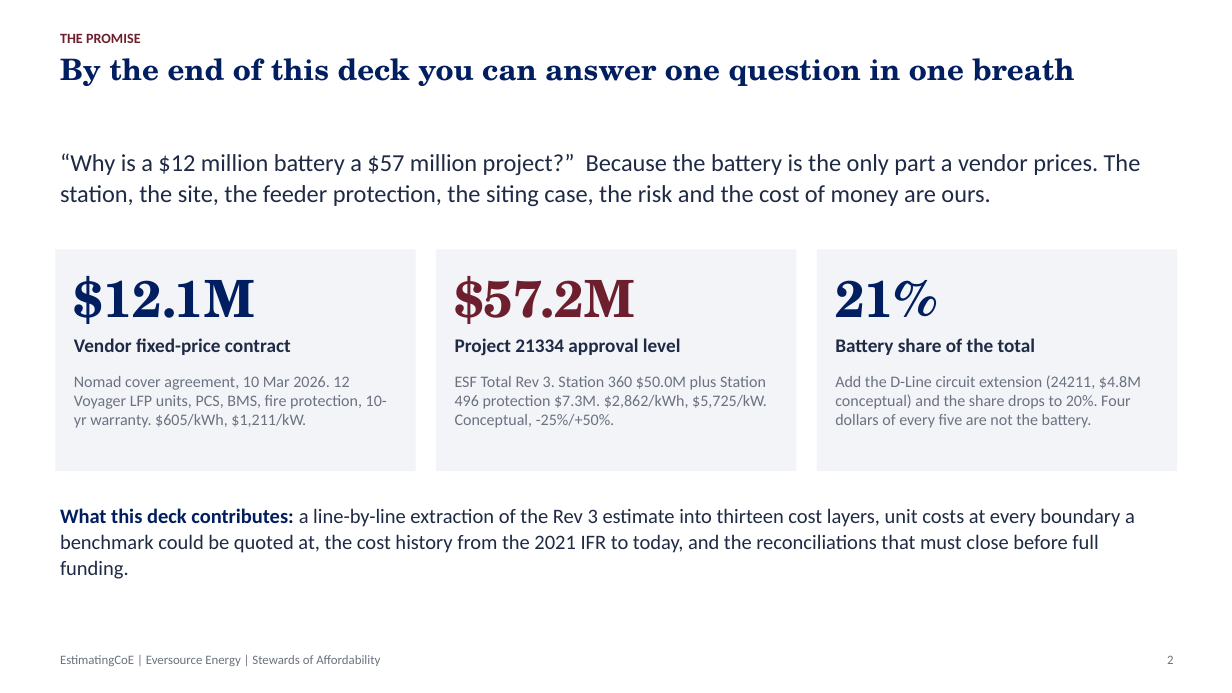
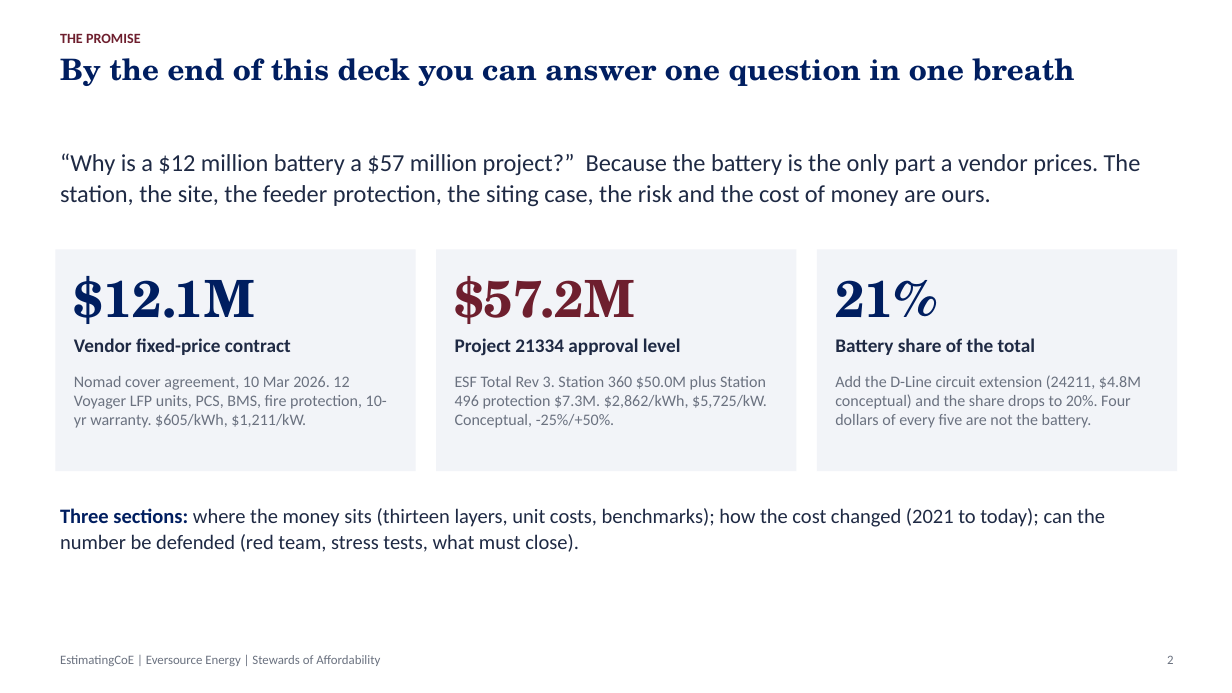
Before and after one commit to gbassaragh/BESS, a slide deck: slide 2 of Hyde Park BESS/6) Cost Analysis Deliverables/Hyde Park BESS - Cost Analysis Deck.pptx. Drawn at 1232x693 pixels with LibreOffice and Linux fonts; fonts in the diff are those of the drawing. Boxes give left, top, right and bottom in pixels: in the first picture for what was removed or moved away, otherwise in the second. Text is boxed around its words. In the diff, an @@ line names an element or a change of style, - is before the commit and + after.

```diff
--- a/Hyde Park BESS/6) Cost Analysis Deliverables/Hyde Park BESS - Cost Analysis Deck.pptx
+++ b/Hyde Park BESS/6) Cost Analysis Deliverables/Hyde Park BESS - Cost Analysis Deck.pptx
@@ text at (60, 508, 1105, 552): text changed @@
-What this deck contributes: a line-by-line extraction of the Rev 3 estimate into thirteen cost layers, unit costs at every boundary a benchmark could be quoted at, the cost history from the 2021 IFR to today, and the reconciliations that must close before full funding.
+Three sections: where the money sits (thirteen layers, unit costs, benchmarks); how the cost changed (2021 to today); can the number be defended (red team, stress tests, what must close).
```
Also in this commit, not shown: 20 other slides changed, 4 other files.
